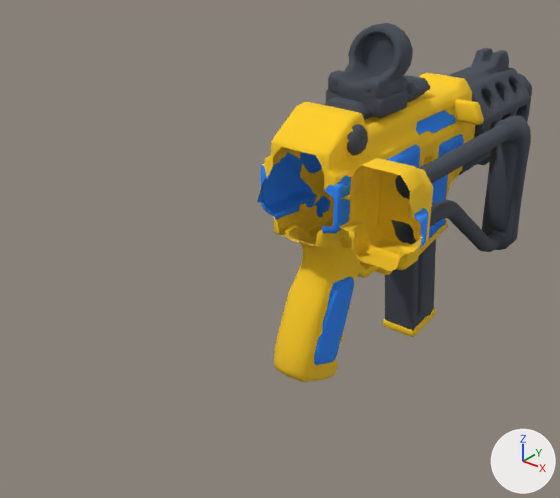
Before and after pictures for a commit that changed the glTF model assets/models/weapons/rafale.glb.
Camera for both pictures: a 50 mm lens placed at (0.312, -0.436, 0.436), pointed at (-0.033, -0.006, 0.169). The lights are fixed; the arrows at lower right show +X, +Y and +Z. The older version comes first. Where no turn or scale is listed for an object, it has been applied to the vertices. Vertices at exactly the same position are counted once.

The first picture shows 'Body', 'Magazine'.
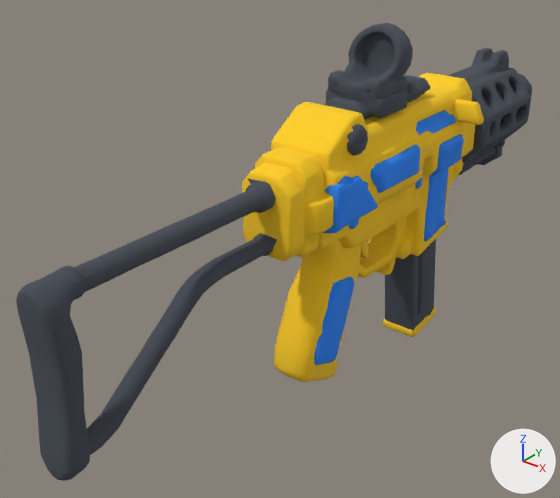
What changed in the scene script:
```text
Change me_body:
    used by ob_body; location = (0.0, 0.0, 0.0)
    remove me_body.from_pydata(...)  # 9907 vertices, 17346 faces; spans x -0.05..0.097, y -0.042..0.349, z 0.036..0.334
    add me_body.from_pydata(...)  # 9907 vertices, 17346 faces; spans x -0.05..0.05, y -0.251..0.349, z 0.036..0.334
    me_body part 1: the loose piece of 907 vertices spanning x 0.05..0.084, y 0.012..0.199, z 0.125..0.251 is turned -180 degrees about the z axis through its middle, then moved by (-0.069, -0.263, 0.0)
    me_body part 2: the loose piece of 214 vertices spanning x 0.034..0.095, y -0.026..-0.002, z 0.193..0.263 is turned -180 degrees about the z axis through its middle, then moved by (-0.063, -0.024, 0.0)
    me_body part 3: the loose piece of 138 vertices spanning x 0.042..0.087, y -0.004..0.013, z 0.195..0.258 is turned -180 degrees about the z axis through its middle, then moved by (-0.063, -0.061, 0.0)
    me_body part 4: the loose piece of 31 vertices spanning x 0.087..0.097, y -0.025..-0.003, z 0.213..0.236 is turned -180 degrees about the z axis through its middle, then moved by (-0.118, -0.025, 0.0)
```

Where the change shows, as pixel boxes (x1, y1, x2, y2) in the pictures (560 x 498 px; the box of a moved part takes in the faces that stretch with it):
'Body', reshaped (87% wider, 27% taller)
    before: (257, 23, 532, 382)
    after: (16, 23, 532, 481)
part 1 of me_body, moved or reshaped
    before: (391, 115, 531, 252)
    after: (16, 178, 277, 481)
part 2 of me_body, moved or reshaped
    before: (339, 158, 425, 271)
    after: (255, 147, 334, 257)
part 3 of me_body, moved or reshaped
    before: (364, 168, 433, 255)
    after: (242, 162, 306, 261)
part 4 of me_body, moved or reshaped (not visible afterwards)
    before: (414, 208, 429, 251)
